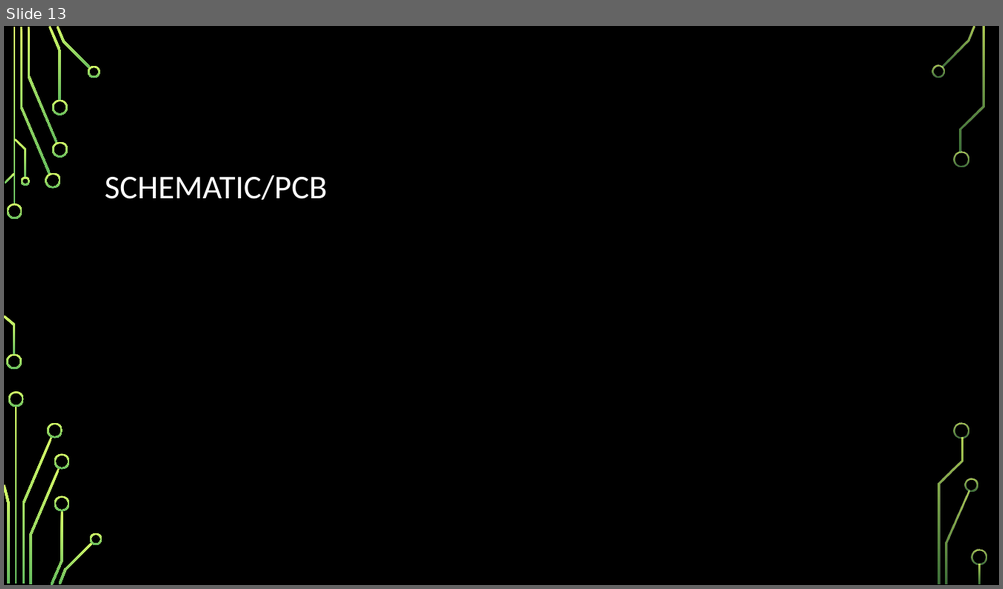
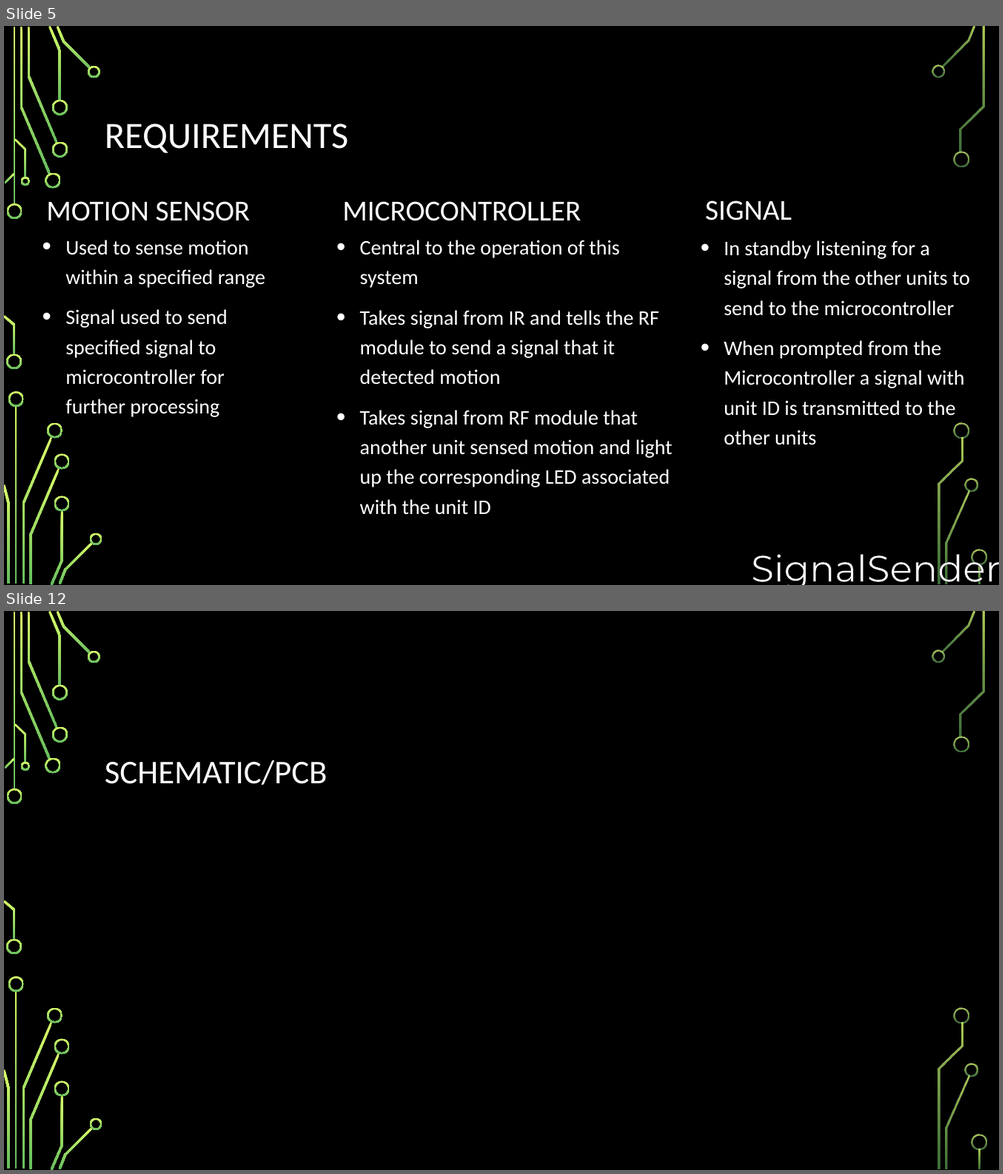
Before and after one commit to djklup/SignalSenders, a slide deck: Project Details/IR Presentation.pptx. Shown one above the other, each under a label of ours: slide 13 before the commit, slides 5 and 12 after it; the slides between them are not shown. The pictures are 1003x589 and 1003x1174 pixels, drawn with LibreOffice and Linux fonts; fonts in the diff are those of the drawing; background and template pictures are left out. Boxes give left, top, right and bottom in pixels: in the first picture for what was removed or moved away, otherwise in the second. Text is boxed around its words. In the diff, an @@ line names an element or a change of style, - is before the commit and + after.

```diff
--- a/Project Details/IR Presentation.pptx
+++ b/Project Details/IR Presentation.pptx
@@ slide 5 added at bbox=[4, 26, 999, 585], background picture (left out); not listed: 36 template elements that a slide beside it also shows @@
@@ title added at bbox=[105, 124, 348, 153], 36 pt, text #FFFFFF @@
+REQUIREMENTS
@@ text added at bbox=[46, 201, 250, 221], 28 pt, text #FFFFFF @@
+MOTION SENSOR
@@ text added at bbox=[342, 201, 580, 221], 28 pt, text #FFFFFF @@
+MICROCONTROLLER
@@ text added at bbox=[705, 201, 791, 221], 28 pt, text #FFFFFF @@
+SIGNAL
@@ text added at bbox=[65, 240, 265, 417], 20 pt, text #FFFFFF @@
+• Used to sense motion within a specified range
+• Signal used to send specified signal to microcontroller for further processing
@@ text added at bbox=[360, 240, 672, 515], 20 pt, text #FFFFFF @@
+• Central to the operation of this system
+• Takes signal from IR and tells the RF module to send a signal that it detected motion
+• Takes signal from RF module that another unit sensed motion and light up the corresponding LED associated with the unit ID
@@ text added at bbox=[723, 241, 970, 446], 20 pt, text #FFFFFF @@
+• In standby listening for a signal from the other units to send to the microcontroller
+• When prompted from the Microcontroller a signal with unit ID is transmitted to the other units
@@ text added at bbox=[797, 542, 974, 564], 36 pt, text #FFFFFF @@
+SignalSenders
@@ what was slide 13 is now slide 12 @@
```
Also in this commit, not shown: 15 slides changed, 1 other slide added, 3 slides removed.
